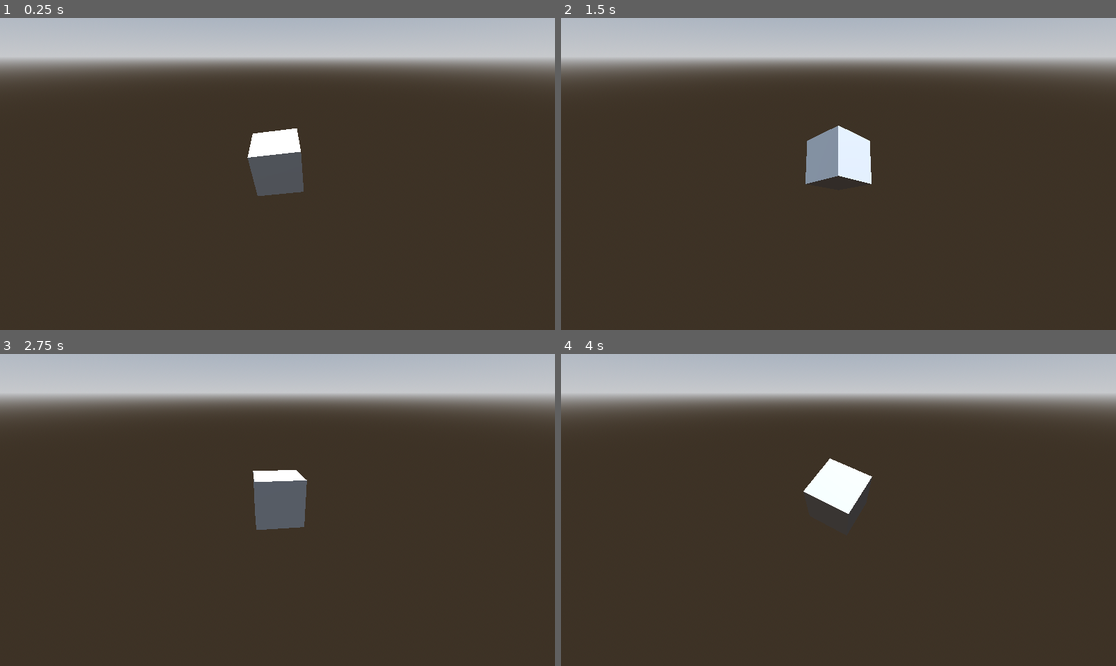
Above: before the commit, frames 1-4 (two rows, left to right).
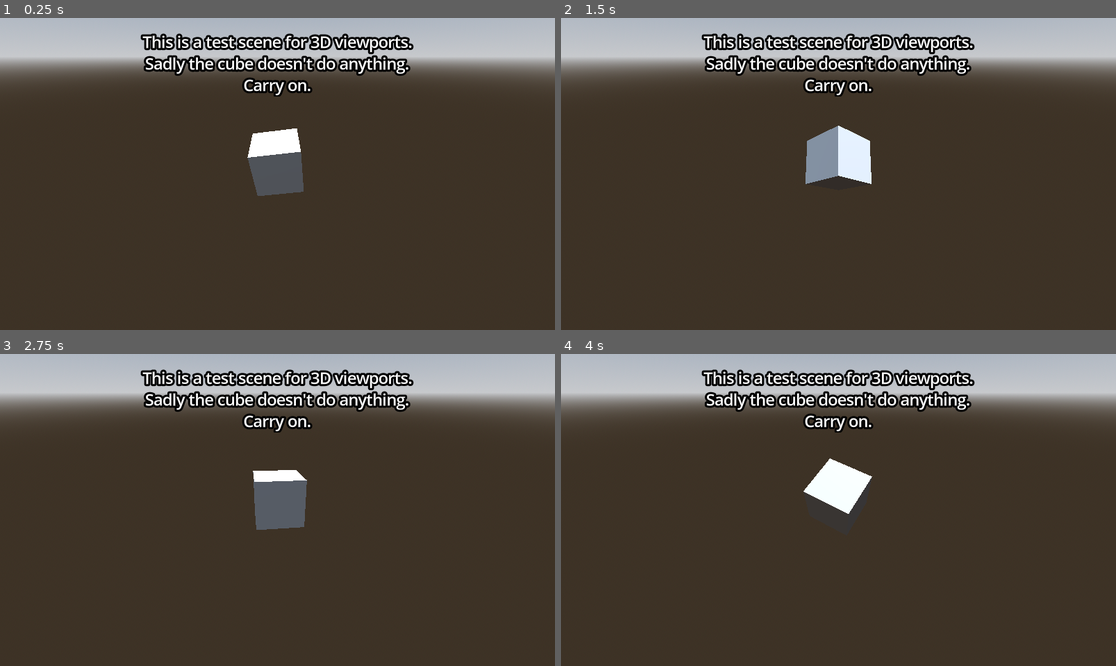
Above: after the commit, the same moments.

Repository: popcar2/GodotOS
Game: Godot game, scene res://Games/Cube Scene/cube_scene.tscn
Two runs of this game, one before a commit and one after it. Both use one fixed random seed, a clock stepped at 60 frames per second and the inputs below. This scene is started directly instead of the project's main scene.
Inputs (mouse positions are in pixels of both pictures, inside the frame that each line leads up to):
- Up to frame 1 (0.25 s): no input
- Up to frame 2 (1.5 s): tap Enter (ui_accept) at 0.5 s; move the mouse to (960, 158) at 0.52 s; hold D (move_right) 0.53-1.25 s; hold Delete (delete) 0.53-1.25 s; click (960, 158) at 0.67 s; tap Space (jump) at 0.77 s; drag from (727, 189) to (810, 236) at 1.27 s
- Up to frame 3 (2.75 s): move the mouse to (333, 441) at 2.02 s; hold A (move_left) from 2.03 s (still down); hold Delete (delete) from 2.03 s (still down)
- Up to frame 4 (4 s): release A (move_left) at 2.75 s; release Delete (delete) at 2.75 s; drag from (810, 572) to (672, 463) at 2.77 s; move the mouse to (1005, 556) at 3.52 s; hold D (move_right) from 3.53 s (still down); hold Delete (delete) from 3.53 s (still down); tap Space (jump) at 3.77 s

The runs differ from the first frame. In frame 1, 4.5% of the frame differs, in the area x 25-75%, y 4-26%; in frame 2, 4.5%; in frame 3, 4.5%; in frame 4, 4.5%.

Commit message:
Add cube scene notice

Diff:
--- a/Games/Cube Scene/cube_scene.tscn
+++ b/Games/Cube Scene/cube_scene.tscn
@@ -32,3 +32,31 @@
 [node name="Camera3D" type="Camera3D" parent="."]
 transform = Transform3D(1, 0, 0, 0, 0.866025, 0.5, 0, -0.5, 0.866025, 0, 2, 4)
 current = true
+
+[node name="CanvasLayer" type="CanvasLayer" parent="."]
+
+[node name="Control" type="Control" parent="CanvasLayer"]
+layout_mode = 3
+anchors_preset = 15
+anchor_right = 1.0
+anchor_bottom = 1.0
+grow_horizontal = 2
+grow_vertical = 2
+
+[node name="RichTextLabel" type="RichTextLabel" parent="CanvasLayer/Control"]
+layout_mode = 1
+anchors_preset = 5
+anchor_left = 0.5
+anchor_right = 0.5
+offset_left = -303.0
+offset_top = 28.0
+offset_right = 303.0
+offset_bottom = 163.0
+grow_horizontal = 2
+theme_override_colors/font_outline_color = Color(0, 0, 0, 1)
+theme_override_constants/outline_size = 20
+theme_override_font_sizes/normal_font_size = 32
+bbcode_enabled = true
+text = "[center]This is a test scene for 3D viewports.
+Sadly the cube doesn't do anything. Carry on."
+fit_content = true
